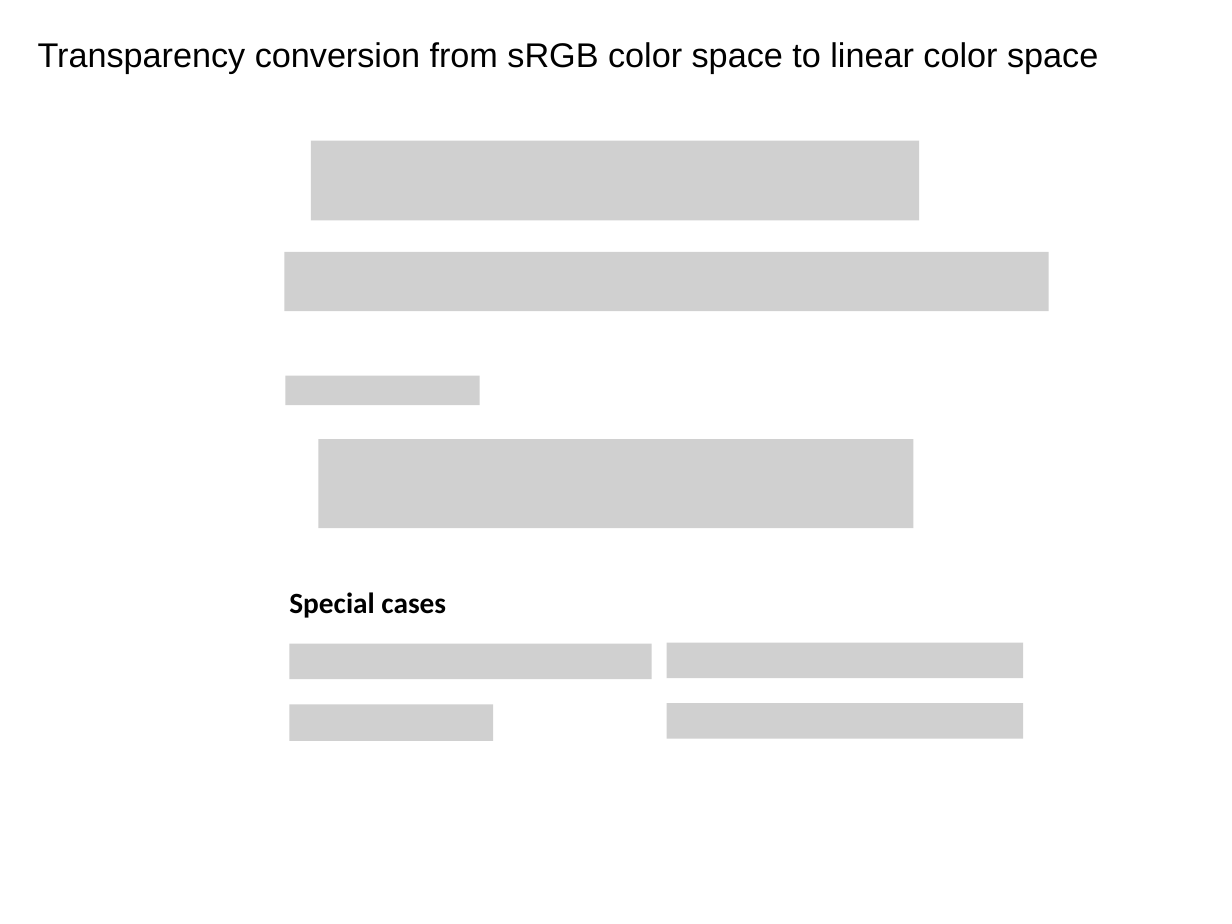
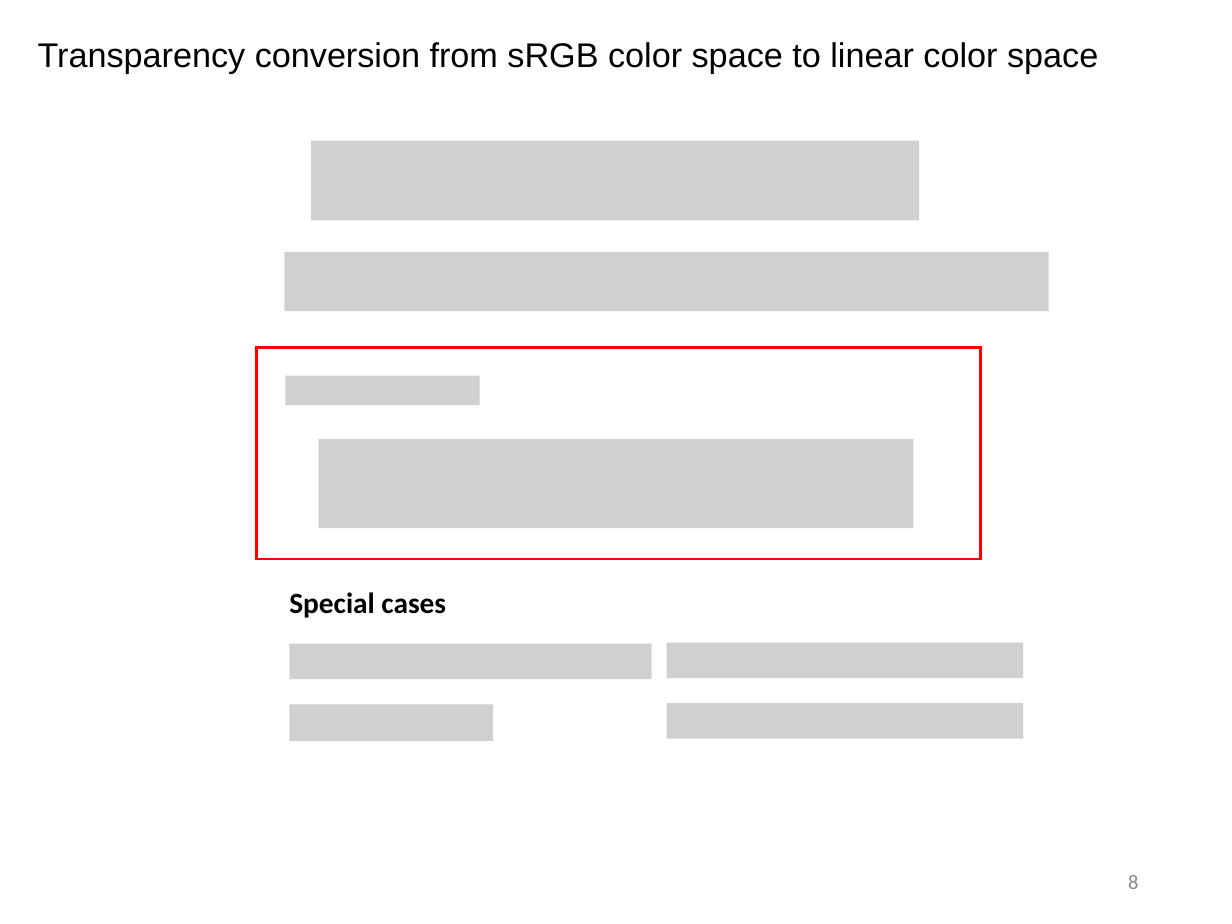
Before and after one commit to sotanmochi/TransparencyConverter, a slide deck: slide 8 of Assets/TransparencyConverter/Documentation~/TransparencyConverter.pptx. Drawn at 1232x924 pixels with LibreOffice and Linux fonts; fonts in the diff are those of the drawing; grey boxes stand for pictures. Boxes give left, top, right and bottom in pixels: in the first picture for what was removed or moved away, otherwise in the second. Text is boxed around its words. In the diff, an @@ line names an element or a change of style, - is before the commit and + after.

```diff
--- a/Assets/TransparencyConverter/Documentation~/TransparencyConverter.pptx
+++ b/Assets/TransparencyConverter/Documentation~/TransparencyConverter.pptx
@@ rectangle added at bbox=[257, 348, 981, 560], outline #FF0000 2.25 pt @@
@@ page number added at bbox=[1128, 875, 1138, 889], 16.8 pt, text #8C8C8C @@
+8
```
Also in this commit, not shown: 8 other slides changed, 1 slide added, 1 slide removed, 6 other files.
